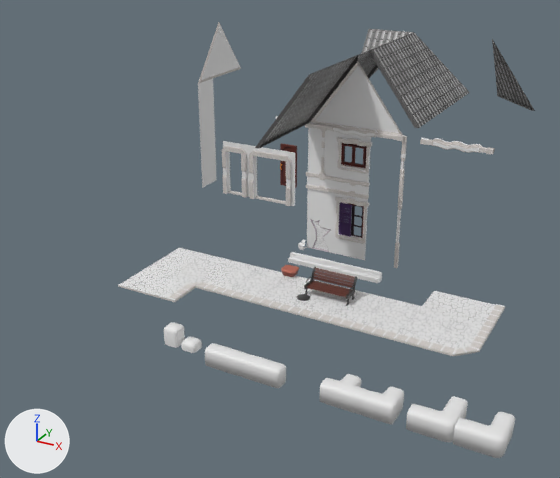
The FBX model Assets/Models/World01_Elements.fbx as it was, and as the next commit left it.
One viewpoint serves both versions: a camera (50 mm lens) standing at (17.2, -40.2, 20.3) and looking at (-2.2, -5.0, 2.7). Every picture has the same lights, and +X, +Y and +Z are marked at lower left. The picture after the commit comes second. Where no turn or scale is listed for an object, it has been applied to the vertices.

Names of what the first picture shows: 'BushLine_Corner', 'BushLine_CornerEnd', 'H_Roof', 'H_Roof_Small', 'H_Roof_SmallMedium', 'H_Wall.001', 'H_Wall_Damaged01', 'H_Wall_Door01', 'H_Wall_Triangle', 'sidewalk_Angle', 'sidewalk_angle_in', 'sidewalk_base' and 32 more.
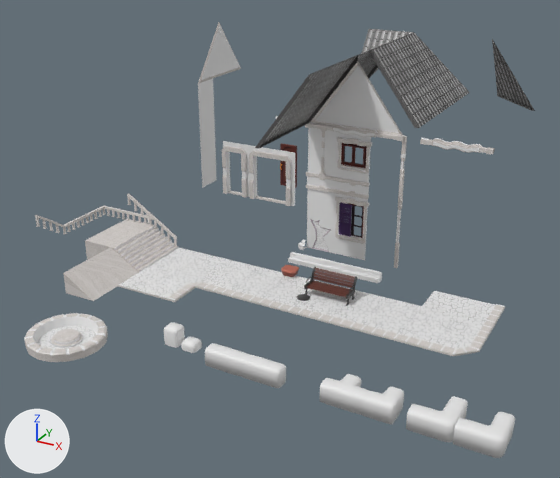
Diff of the bpy script that builds the scene:
```diff
--- a/Assets/Models/World01_Elements.fbx.py
+++ b/Assets/Models/World01_Elements.fbx.py
@@ ob_streetstairs_ramp_large @@
+ob_streetstairs_ramp_large = bpy.data.objects.new('StreetStairs_Ramp_Large', me_plane_111)  # 184 vertices, 344 faces; spans x 0.0..0.16, y -3.67..0.0, z -0.58..0.0; in mat_stonebricks_002 (picture img_stonebricks_png)
+ob_streetstairs_ramp_large.location = (-15.86, -4.26, 1.83)
@@ ob_streetstairs_ramp @@
+ob_streetstairs_ramp = bpy.data.objects.new('StreetStairs_Ramp', me_plane_110)  # 104 vertices, 192 faces; spans x -1.88..0.14, y 1.79..1.96, z 0.0..0.58; in mat_stonebricks_002 (picture img_stonebricks_png)
+ob_streetstairs_ramp.location = (-14.0, -6.05, 1.25)
@@ ob_streetstairs_ramp_link @@
+ob_streetstairs_ramp_link = bpy.data.objects.new('StreetStairs_Ramp_Link', me_plane_108)  # 104 vertices, 190 faces; spans x -1.88..0.36, y 1.79..1.96, z 0.0..0.58; in mat_stonebricks_002 (picture img_stonebricks_png)
+ob_streetstairs_ramp_link.location = (-12.0, -6.05, 1.25)
@@ ob_streetstairs_rampup_link01 @@
+ob_streetstairs_rampup_link01 = bpy.data.objects.new('StreetStairs_RampUp_Link01', me_plane_107)  # 108 vertices, 204 faces; spans x -1.68..0.36, y 1.79..1.96, z 0.16..1.83; in mat_stonebricks (picture img_stonebricks_png)
+ob_streetstairs_rampup_link01.location = (-12.0, -6.05, 1.25)
@@ ob_streetstairs_rampup_base @@
+ob_streetstairs_rampup_base = bpy.data.objects.new('StreetStairs_RampUp_Base', me_plane_113)  # 108 vertices, 204 faces; spans x -0.03..1.6, y -0.16..0.0, z -1.68..0.0; in mat_stonebricks (picture img_stonebricks_png)
+ob_streetstairs_rampup_base.location = (-11.64, -4.09, 1.83)
@@ ob_streetstairs_coll @@
+ob_streetstairs_coll = bpy.data.objects.new('StreetStairs_Coll', me_plane_114)  # 6 vertices, 4 faces; spans x -2.0..0.0, y -2.0..2.0, z 0.0..1.25; in mat_stonebricks (picture img_stonebricks_png)
+ob_streetstairs_coll.location = (-10.0, -10.04, 0.0)
@@ ob_streetstairsside @@
+ob_streetstairsside = bpy.data.objects.new('StreetStairsSide', me_plane_106)  # 4 vertices, 2 faces; spans x -2.0..0.0, y 0.0, z 0.0..1.25; in mat_stonebricks (picture img_stonebricks_png)
+ob_streetstairsside.location = (-12.0, -8.05, 0.0)
@@ ob_streetstairs_rampup_link02 @@
+ob_streetstairs_rampup_link02 = bpy.data.objects.new('StreetStairs_RampUp_Link02', me_plane_112)  # 108 vertices, 204 faces; spans x 0.0..0.16, y -2.07..0.0, z -0.27..1.4; in mat_stonebricks (picture img_stonebricks_png)
+ob_streetstairs_rampup_link02.location = (-15.86, -7.91, 1.83)
@@ ob_streetstairs @@
+ob_streetstairs = bpy.data.objects.new('StreetStairs', me_plane_105)  # 36 vertices, 64 faces; spans x -2.0..0.0, y -2.0..2.0, z 0.0..1.25; in mat_stonebricks (picture img_stonebricks_png), mat_stonebricksdark (white #e7e7e7)
+ob_streetstairs.location = (-10.0, -6.05, 0.0)
@@ ob_streetstairsup @@
+ob_streetstairsup = bpy.data.objects.new('StreetStairsUp', me_plane_109)  # 4 vertices, 2 faces; spans x -2.0..0.0, y -2.0..2.0, z 0.0; in mat_stonebricks (picture img_stonebricks_png)
+ob_streetstairsup.location = (-12.0, -6.05, 1.25)
@@ ob_fountain @@
+ob_fountain = bpy.data.objects.new('fountain', me_circle_003)  # 290 vertices, 576 faces; spans x -1.98..1.98, y -1.98..1.98, z 0.0..0.5; in mat_stonebricks (picture img_stonebricks_png), mat_stonebricksdark (white #e7e7e7), mat_paving_stones_texture_01 (picture img_paving_stones_texture_01_png)
+ob_fountain.location = (-8.2, -16.0, 0.1)
```

Pixel boxes [x1, y1, x2, y2] of what changed, in the pictures (560 x 478 px):
'fountain', added: after [25, 313, 108, 362]
'StreetStairs_Coll', added: after [63, 247, 138, 301]
'StreetStairs', added: after [111, 225, 179, 273]
'StreetStairsUp', added: after [85, 219, 150, 247]
'StreetStairs_Ramp_Large', added: after [63, 206, 104, 234]
'StreetStairsSide', added: after [85, 241, 110, 259]
'StreetStairs_RampUp_Base', added: after [154, 217, 177, 247]
'StreetStairs_RampUp_Link02', added: after [35, 215, 65, 233]
'StreetStairs_RampUp_Link01', added: after [127, 193, 155, 223]
'StreetStairs_Ramp_Link', added: after [126, 211, 154, 226]
'StreetStairs_Ramp', added: after [103, 205, 126, 219]
